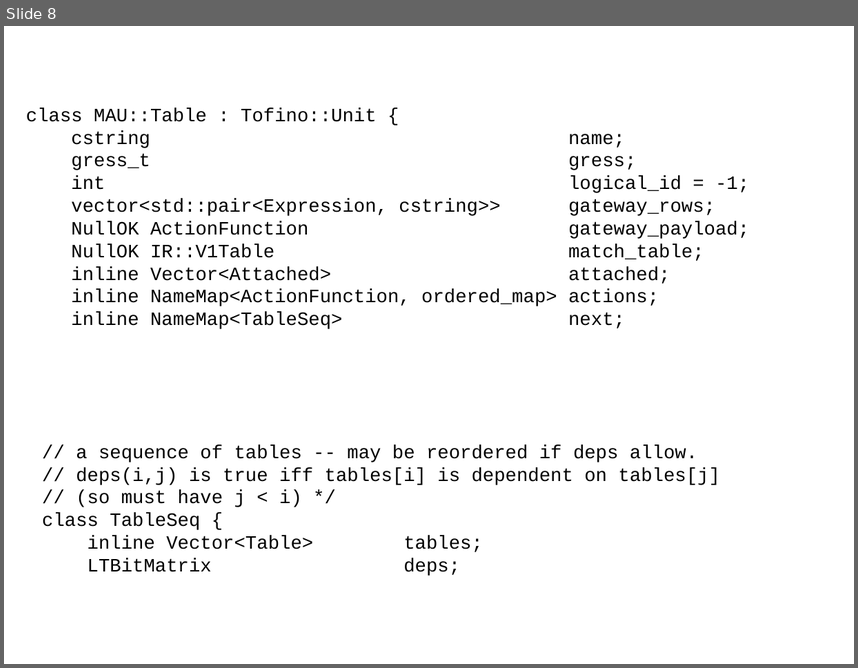
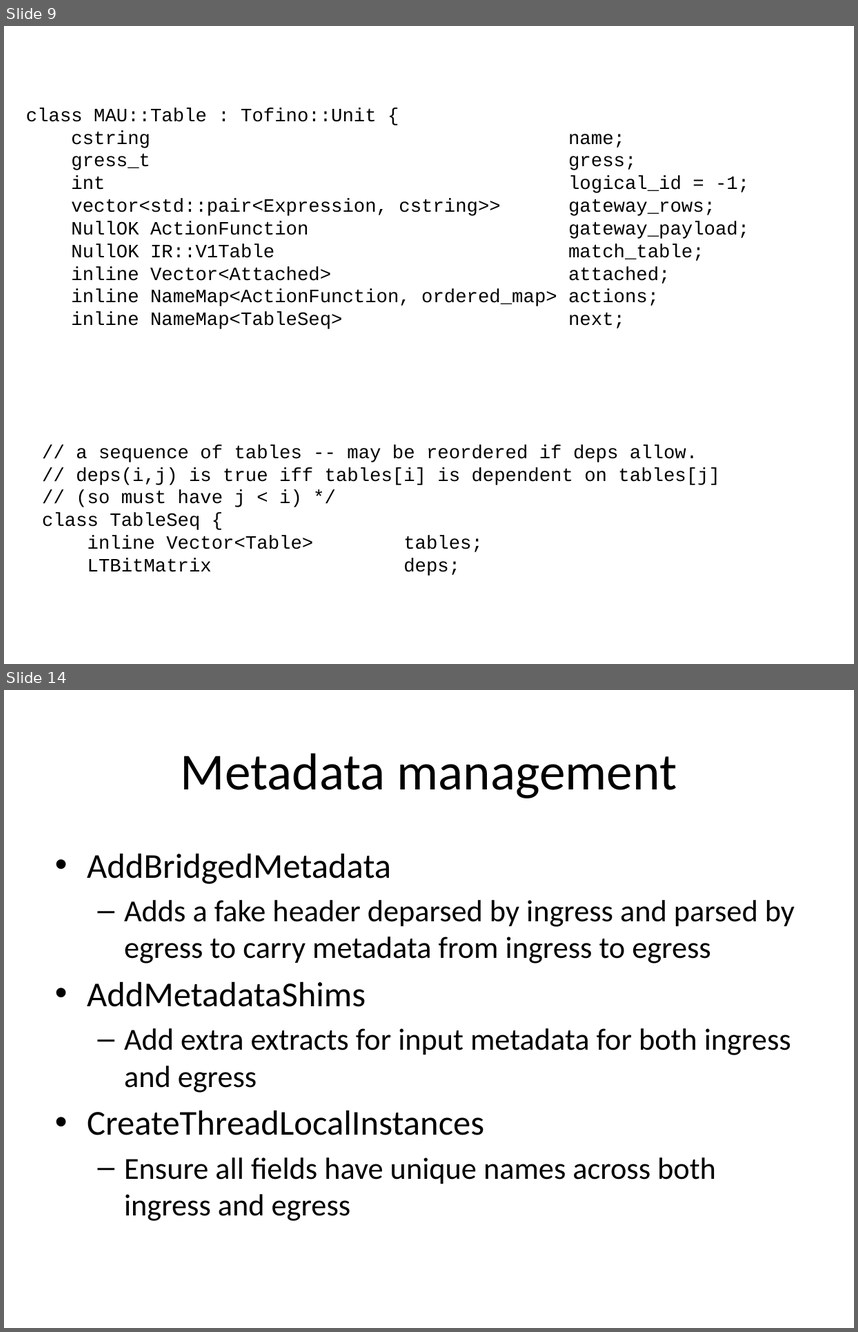
Before and after one commit to p4lang/bf-p4c, a slide deck: docs/TofinoBackend.pptx. Shown one above the other, each under a label of ours: slide 8 before the commit, slides 9 and 14 after it; the slides between them are not shown. The pictures are 858x668 and 858x1332 pixels, drawn with LibreOffice and Linux fonts; fonts in the diff are those of the drawing. Boxes give left, top, right and bottom in pixels: in the first picture for what was removed or moved away, otherwise in the second. Text is boxed around its words. In the diff, an @@ line names an element or a change of style, - is before the commit and + after.

```diff
--- a/docs/TofinoBackend.pptx
+++ b/docs/TofinoBackend.pptx
@@ slide 14 added at <box>4,690,854,1328</box>, background #FFFFFF @@
@@ title added at <box>181,753,677,798</box>, 44 pt, text #000000 @@
+Metadata management
@@ text added at <box>87,854,795,1221</box>, 25.9 pt, text #000000 @@
+• AddBridgedMetadata
+  – Adds a fake header deparsed by ingress and parsed by egress to carry metadata from ingress to egress
+• AddMetadataShims
+  – Add extra extracts for input metadata for both ingress and egress
+• CreateThreadLocalInstances
+  – Ensure all fields have unique names across both ingress and egress
@@ what was slide 8 is now slide 9 @@
```
Also in this commit, not shown: 2 slides changed, 9 other slides added, 1 slide removed.
